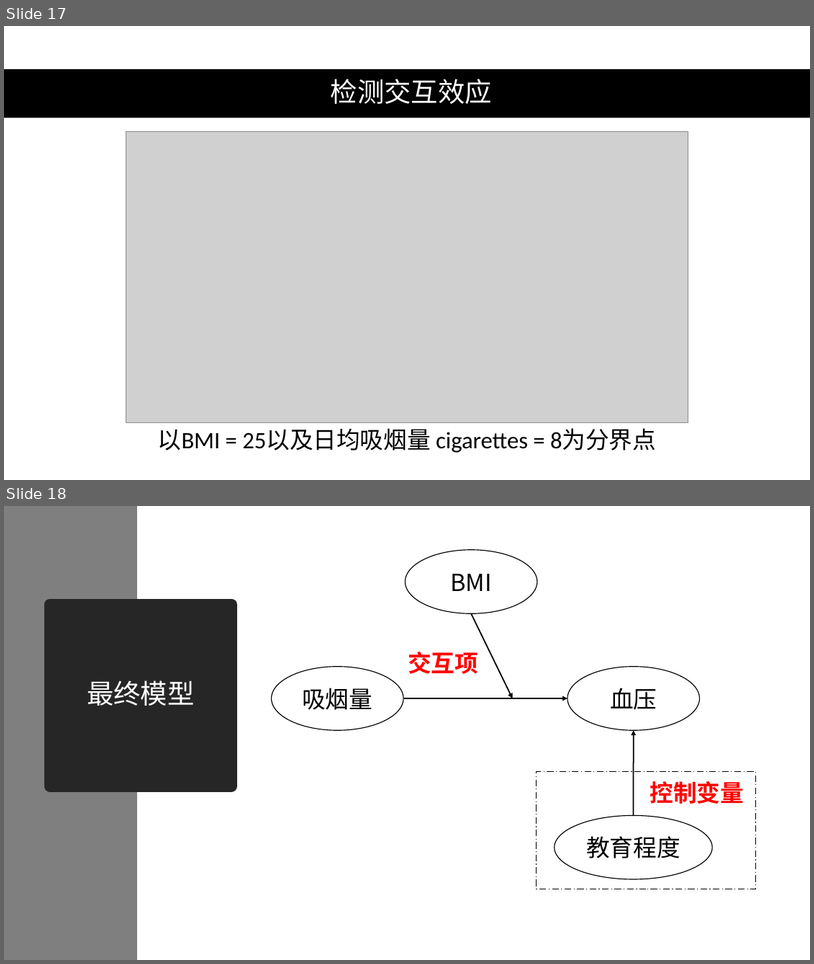
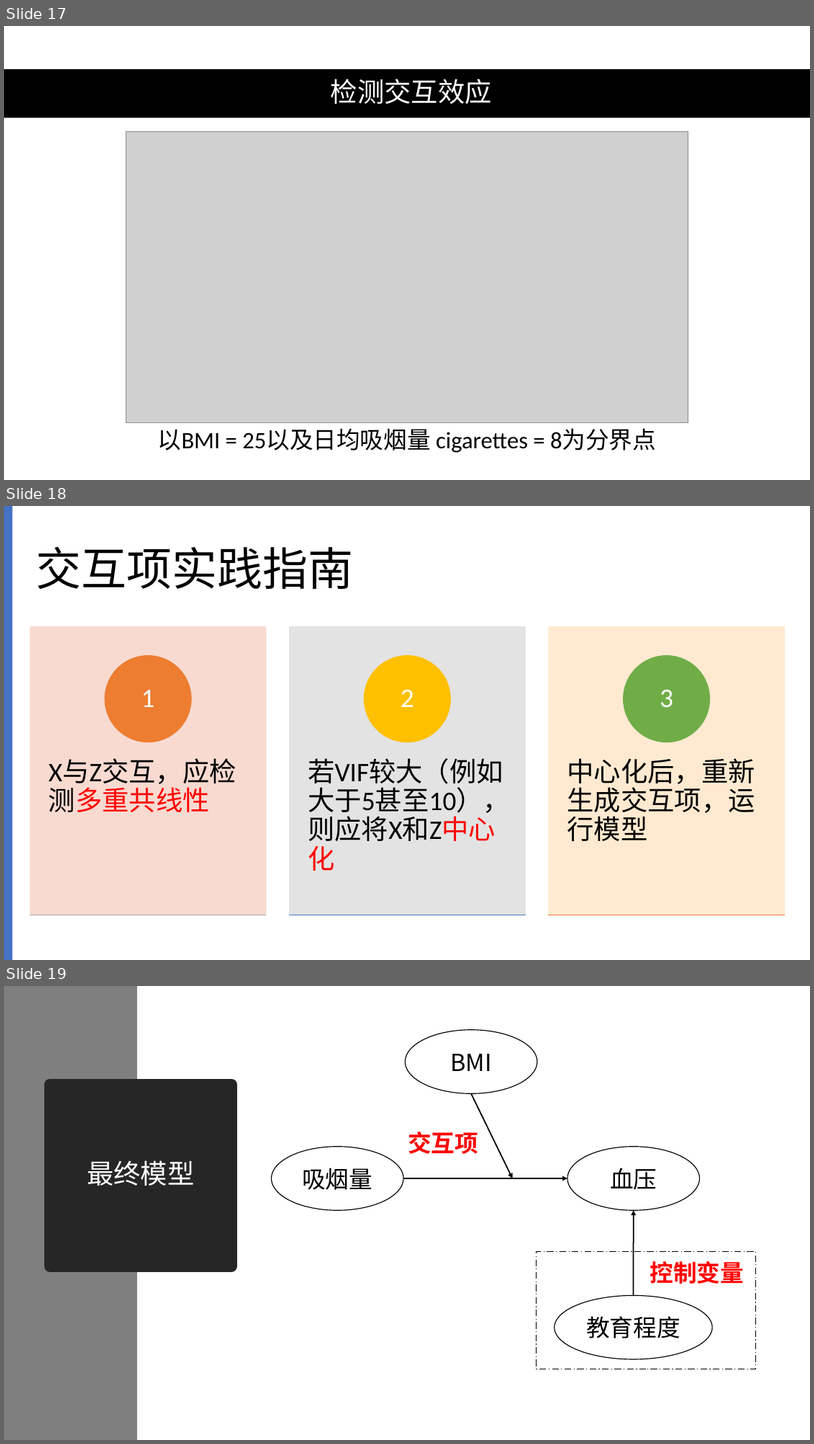
Before and after one commit to wuhsiang/courses, a slide deck: econometricsintro/ch3/lm-modeling.pptx. Shown one above the other, each under a label of ours: slides 17 and 18 before the commit, slides 17, 18 and 19 after it. The pictures are 814x964 and 814x1444 pixels, drawn with LibreOffice and Linux fonts; fonts in the diff are those of the drawing; grey boxes stand for pictures. Boxes give left, top, right and bottom in pixels: in the first picture for what was removed or moved away, otherwise in the second. Text is boxed around its words. In the diff, an @@ line names an element or a change of style, - is before the commit and + after.

```diff
--- a/econometricsintro/ch3/lm-modeling.pptx
+++ b/econometricsintro/ch3/lm-modeling.pptx
@@ slide 18 added at (4,506,810,960), background #FFFFFF @@
@@ rectangle added at (4,506,13,960), fill #4472C4 @@
@@ title added at (36,546,354,589), 54 pt, text #000000 @@
+交互项实践指南
@@ group added at (30,627,785,915): 6 rectangles, 6 texts, 3 ellipses @@
+X与Z交互，应检测多重共线性
+1
+若VIF较大（例如大于5甚至10），则应将X和Z中心化
+2
+中心化后，重新生成交互项，运行模型
+3
@@ what was slide 18 is now slide 19 @@
```
Also in this commit, not shown: 1 other slide added, 1 slide removed.
